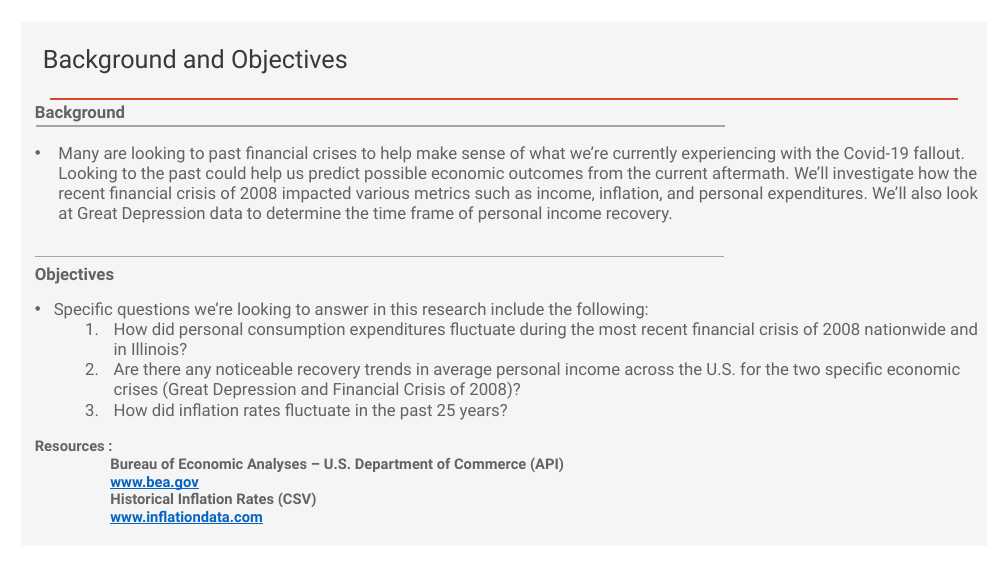
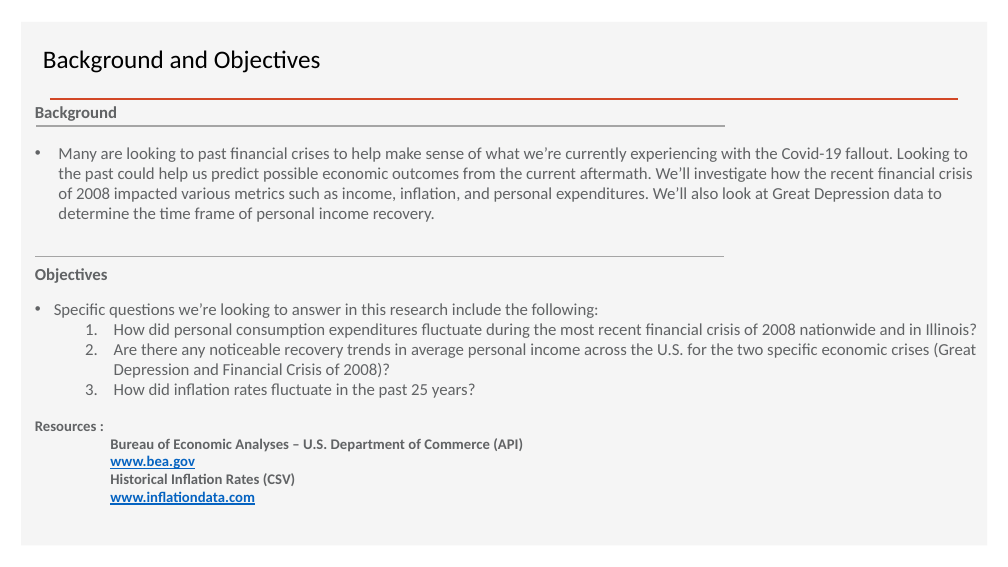
Before and after one commit to Phillippoole2000/Project1, a slide deck: slide 3 of Project 1 Presentation File.pptx. Drawn at 1008x567 pixels with LibreOffice and Linux fonts; fonts in the diff are those of the drawing. Boxes give left, top, right and bottom in pixels: in the first picture for what was removed or moved away, otherwise in the second. Text is boxed around its words. In the diff, an @@ line names an element or a change of style, - is before the commit and + after.

```diff
--- a/Project 1 Presentation File.pptx
+++ b/Project 1 Presentation File.pptx
@@ title "Background and Objectives" at bbox=[43, 50, 321, 73]: font Roboto to Calibri, text colour #3B3838 to #000000 @@
@@ text "Background" at bbox=[35, 106, 978, 505]: font Roboto to Calibri @@
```
Also in this commit, not shown: 12 other slides changed.
